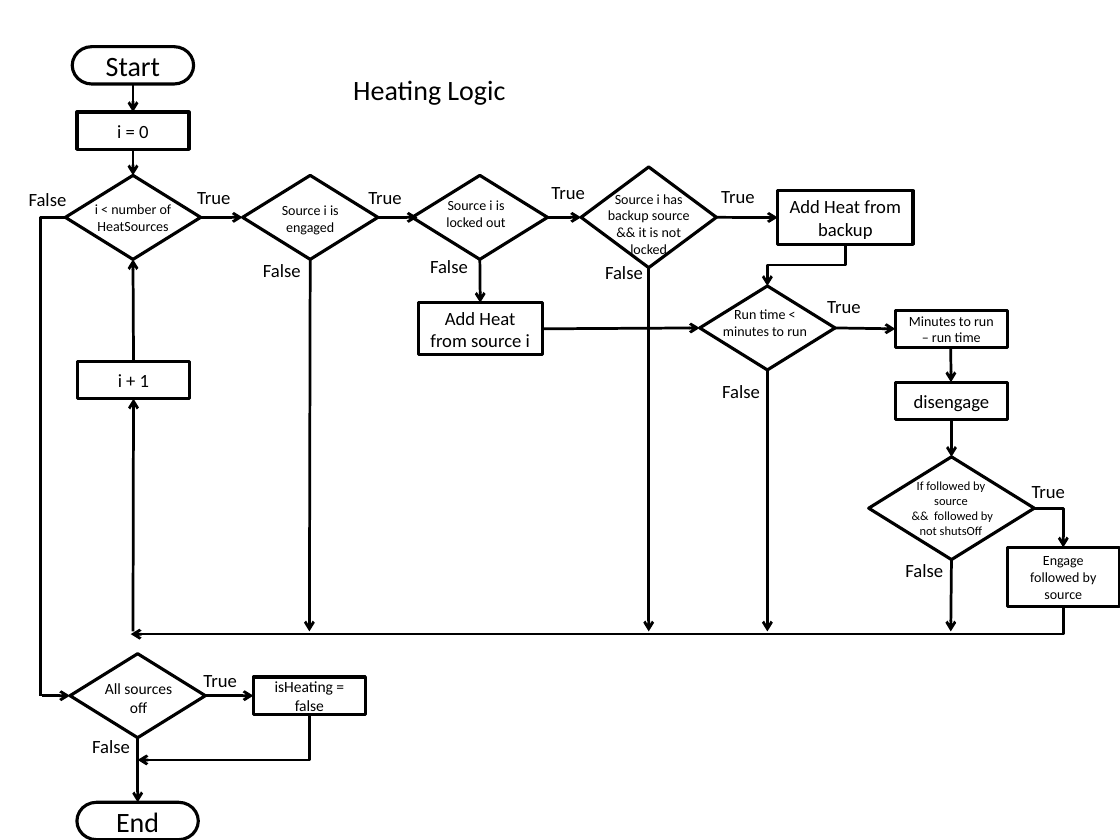
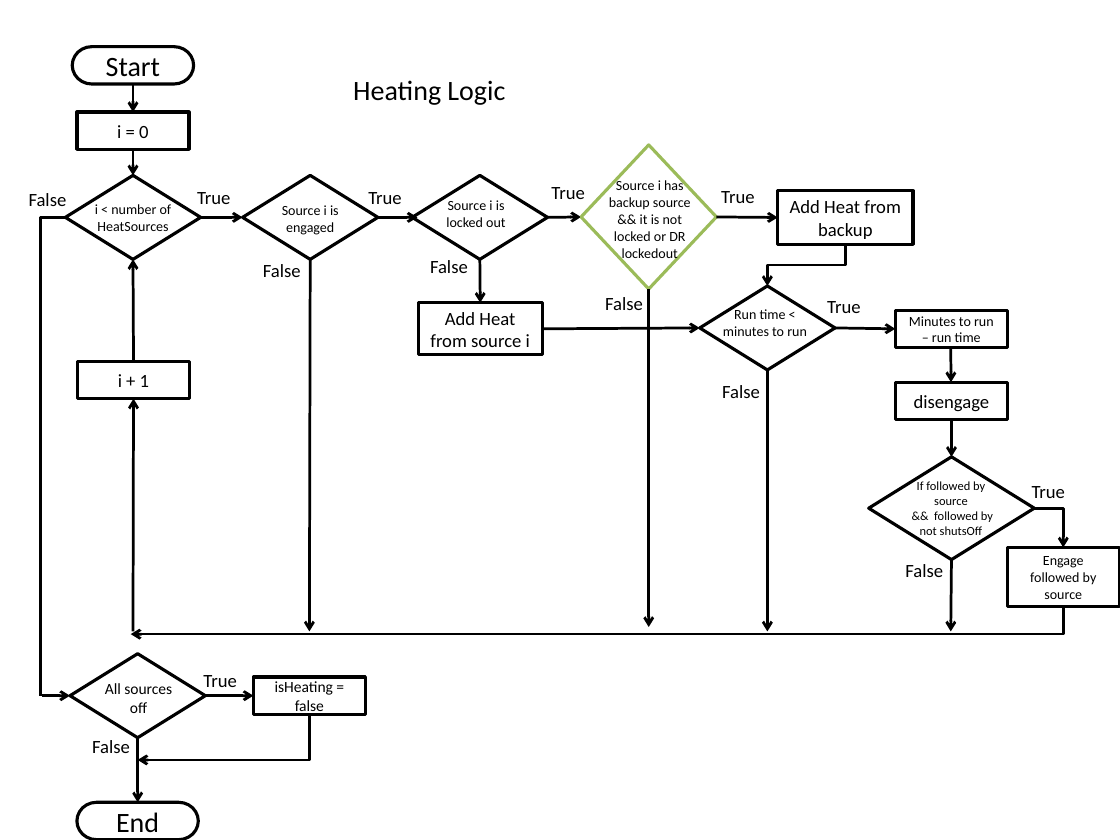
Before and after one commit to bigladder/HPWHsim, a slide deck: slide 1 of doc/newHeatingLogic.pptx. Drawn at 1120x840 pixels with LibreOffice and Linux fonts; fonts in the diff are those of the drawing. Boxes give left, top, right and bottom in pixels: in the first picture for what was removed or moved away, otherwise in the second. Text is boxed around its words. In the diff, an @@ line names an element or a change of style, - is before the commit and + after.

```diff
--- a/doc/newHeatingLogic.pptx
+++ b/doc/newHeatingLogic.pptx
@@ diamond: place and size @@
-diamond at [581,167,717,268]
+diamond at [581,144,717,289]
@@ diamond at [581,144,717,289]: fill none to #FFFFFF; outline #000000 2 pt to #9BBB59 2 pt @@
@@ text at [609,178,691,262]: text changed @@
-Source i has backup source && it is not locked
+Source i has backup source && it is not locked or DR lockedout
@@ text "False": place and size @@
-text "False" at [605,264,643,279]
+text "False" at [605,297,643,310]
@@ arrow moved from (648, 268) - (648, 632) to (648, 289) - (648, 627) @@
```
Also in this commit, not shown: 53 other files.
